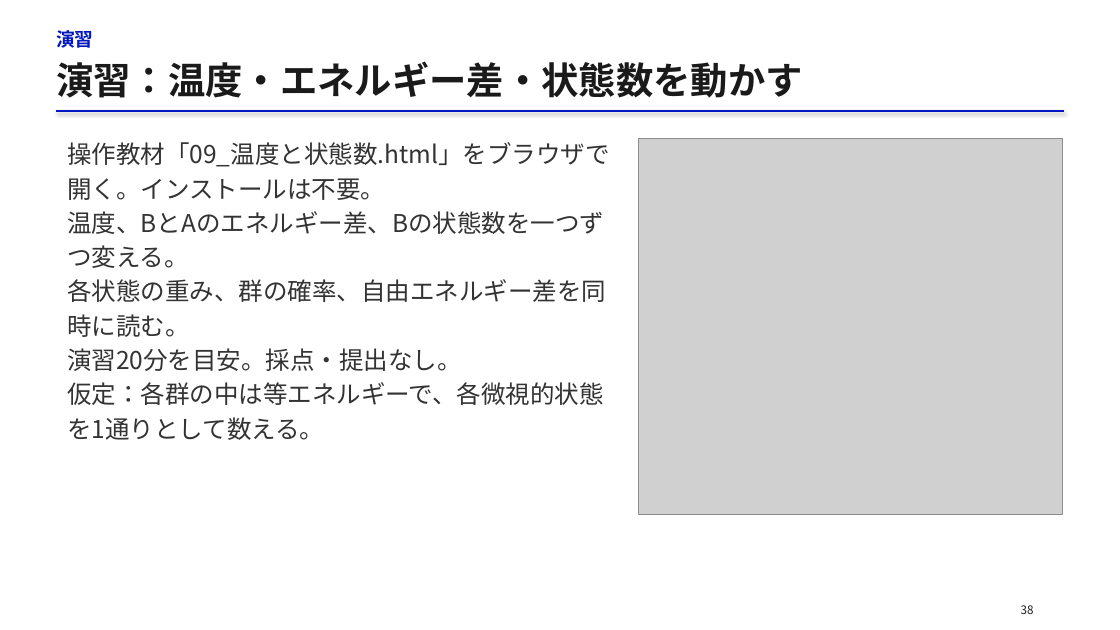
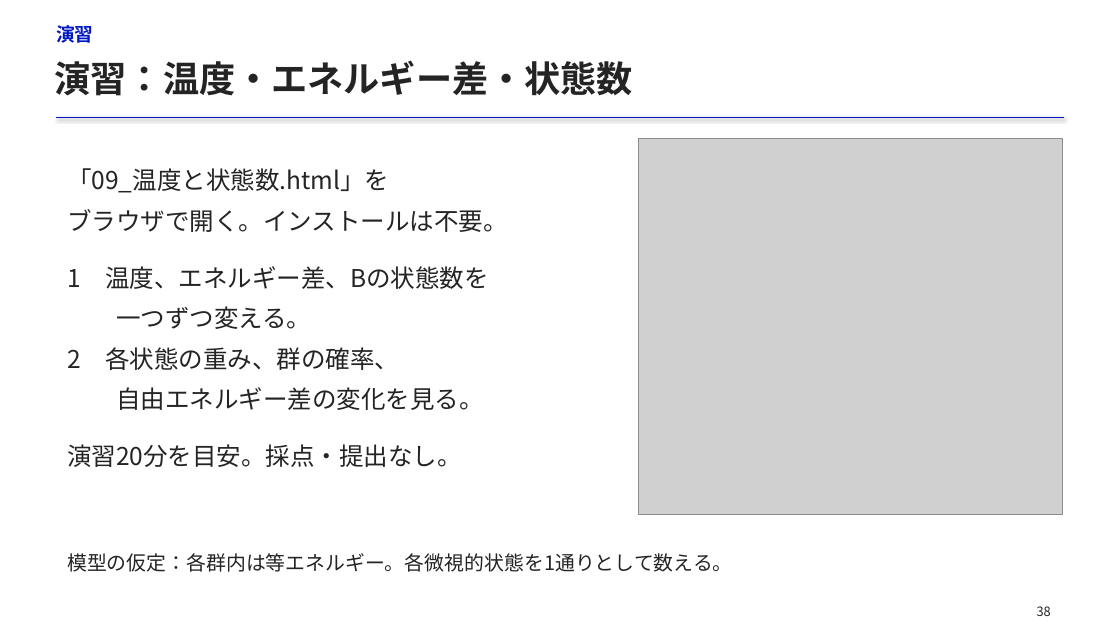
Before and after one commit to matsunagalab/lecture_bioinfo, a slide deck: slide 38 of 09_分子の相互作用と構造の安定性/09_分子の相互作用と構造の安定性.pptx. Drawn at 1120x630 pixels with LibreOffice and Linux fonts; fonts in the diff are those of the drawing; grey boxes stand for pictures. Boxes give left, top, right and bottom in pixels: in the first picture for what was removed or moved away, otherwise in the second. Text is boxed around its words. In the diff, an @@ line names an element or a change of style, - is before the commit and + after.

```diff
--- a/09_分子の相互作用と構造の安定性/09_分子の相互作用と構造の安定性.pptx
+++ b/09_分子の相互作用と構造の安定性/09_分子の相互作用と構造の安定性.pptx
@@ text "演習": place and size @@
-text "演習" at [56, 30, 93, 48]
+text "演習" at [56, 25, 93, 43]
@@ text at [55, 60, 633, 96]: text changed; size 32 to 31 pt; text colour #1A1A1A to #242424 @@
-演習：温度・エネルギー差・状態数を動かす
+演習：温度・エネルギー差・状態数
@@ line moved from (56, 111) - (1065, 111) to (56, 118) - (1065, 118) @@
@@ text at [67, 168, 508, 410]: text changed; text colour #333333 to #242424 @@
-操作教材「09_温度と状態数.html」をブラウザで開く。インストールは不要。
-温度、BとAのエネルギー差、Bの状態数を一つずつ変える。
-各状態の重み、群の確率、自由エネルギー差を同時に読む。
+「09_温度と状態数.html」を
+ブラウザで開く。インストールは不要。
+1 温度、エネルギー差、Bの状態数を
+一つずつ変える。
+2 各状態の重み、群の確率、
+自由エネルギー差の変化を見る。
@@ text "「09_温度と状態数.html」を": place and size @@
-text "「09_温度と状態数.html」を" at [67, 142, 609, 440]
+text "「09_温度と状態数.html」を" at [67, 168, 508, 467]
@@ text at [67, 382, 604, 440]: paragraph removed @@
-仮定：各群の中は等エネルギーで、各微視的状態を1通りとして数える。
@@ text at [67, 444, 462, 467]: text colour #333333 to #242424 in "演習20分を目安。採点・提出なし。"; line spacing 29.4pt to 29.8pt; more space between paragraphs @@
@@ text added at [67, 553, 733, 572], 17 pt, text #242424 @@
+模型の仮定：各群内は等エネルギー。各微視的状態を1通りとして数える。
@@ text "38" at [1037, 606, 1051, 616]: size 10 to 11 pt, text colour #202020 to #242424; alignment left to centre; line spacing 14pt to 1.18 @@
```
Also in this commit, not shown: 52 other slides changed, 3 slides added, 1 slide removed, 3 other files.
